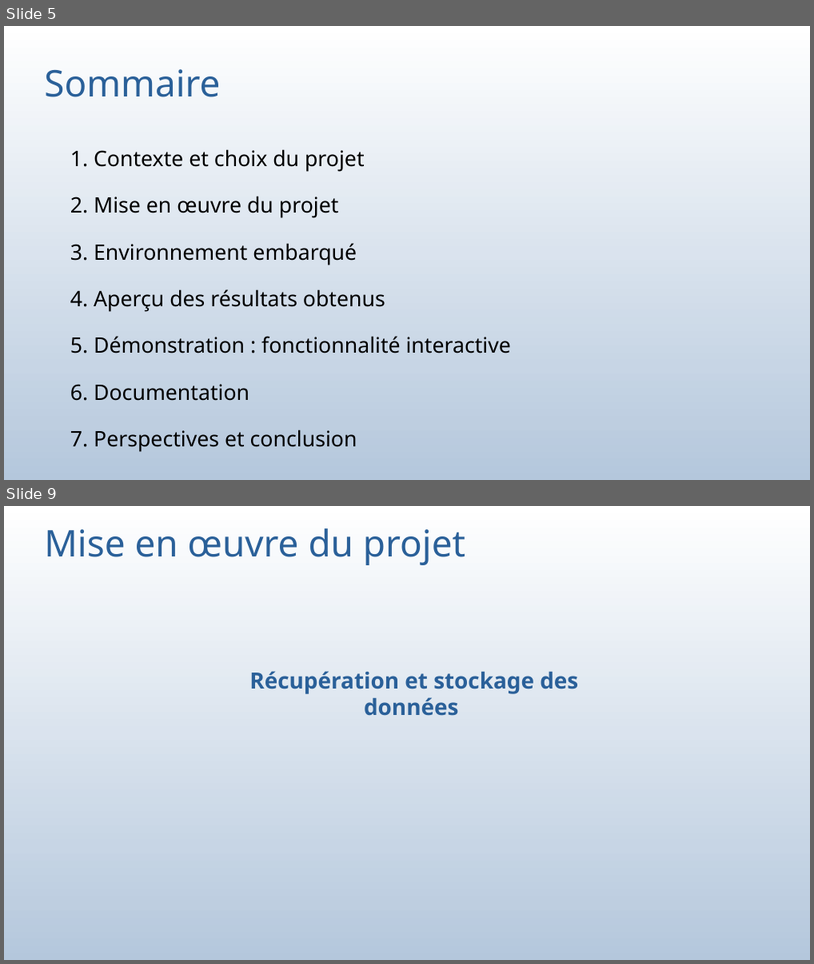
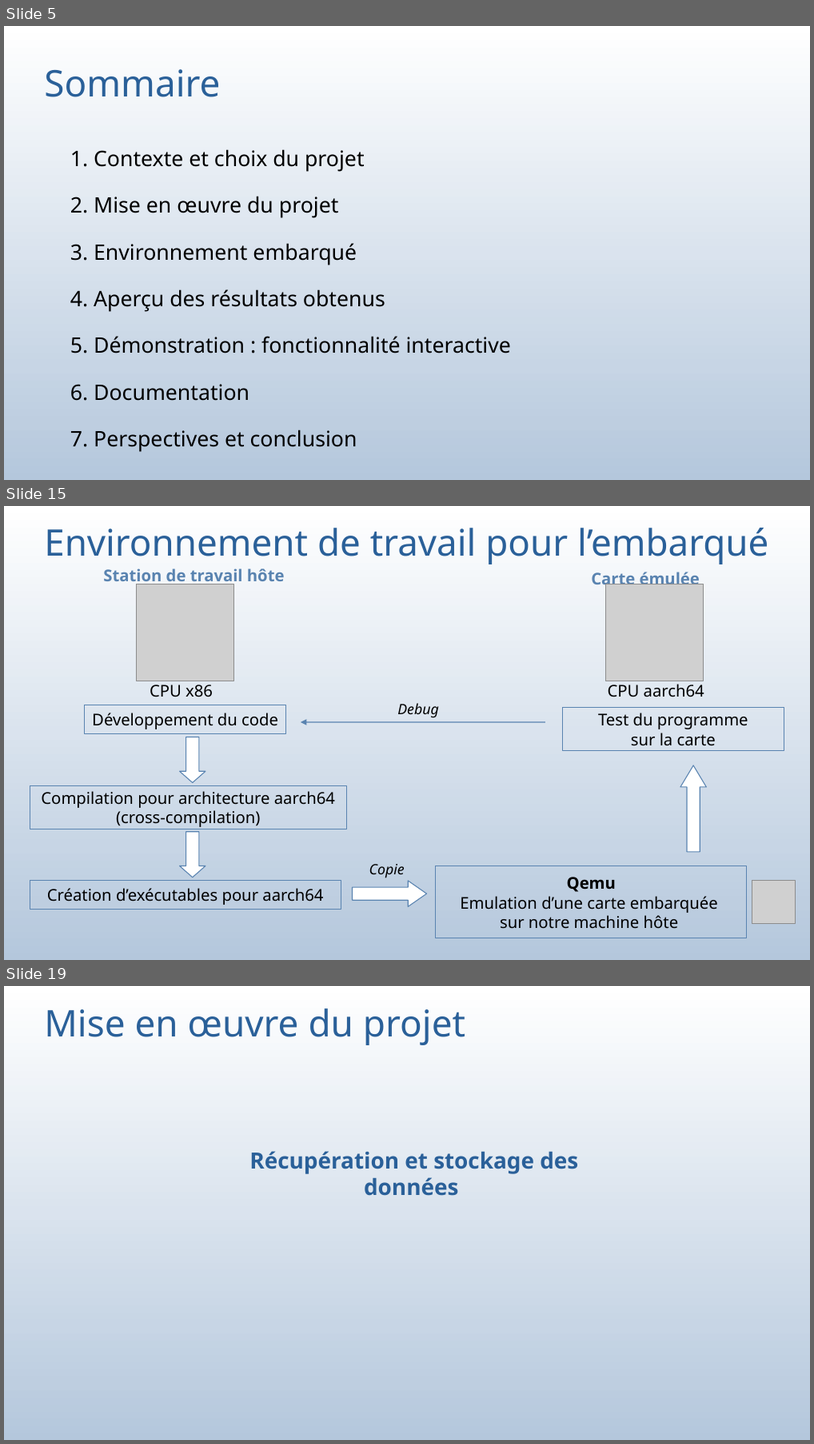
Before and after one commit to bauj/AJC_projet_belib, a slide deck: presentation_projet.odp. Shown one above the other, each under a label of ours: slides 5 and 9 before the commit, slides 5, 15 and 19 after it; the slides between them are not shown. The pictures are 814x964 and 814x1444 pixels, drawn with LibreOffice and Linux fonts; fonts in the diff are those of the drawing; grey boxes stand for pictures. Boxes give left, top, right and bottom in pixels: in the first picture for what was removed or moved away, otherwise in the second. Text is boxed around its words. In the diff, an @@ line names an element or a change of style, - is before the commit and + after.

```diff
--- a/presentation_projet.odp
+++ b/presentation_projet.odp
@@ slide 15 added at (4,506,810,960), background gradient #FFFFFF to #FEFEFE to #FDFDFE to #FBFCFD to #FAFBFD to #F9FBFC @@
@@ title added at (44,528,769,564), 36 pt, text #2A6099 @@
+Environnement de travail pour l’embarqué
@@ text added at (103,568,285,587), 16 pt, text #5983B0, bold @@
+Station de travail hôte
@@ text added at (591,569,700,590), 16 pt, text #5983B0, bold @@
+Carte émulée
@@ picture added at (137,584,234,681) @@
@@ picture added at (606,584,703,681) @@
@@ text added at (150,680,213,697), 16 pt, text #000000 @@
+CPU x86
@@ text added at (608,680,705,697), 16 pt, text #000000 @@
+CPU aarch64
@@ rectangle added at (85,705,286,734), outline #5983B0 0.85 pt, 16 pt, text #000000 @@
+Développement du code
@@ text added at (398,703,439,718), 14 pt, text #000000, italic @@
+Debug
@@ rectangle added at (563,708,785,751), outline #5983B0 0.85 pt, 16 pt, text #000000 @@
+Test du programme
+sur la carte
@@ down arrow added at (180,737,206,783), fill #FFFFFF, outline #5983B0 0.85 pt @@
@@ arrow added from (546, 722) to (301, 722), #5983B0 0.85 pt @@
@@ down arrow added at (681,765,706,852), fill #FFFFFF, outline #5983B0 0.85 pt @@
@@ rectangle added at (30,785,346,828), outline #5983B0 0.85 pt, 16 pt, text #000000 @@
+Compilation pour architecture aarch64
+(cross-compilation)
@@ down arrow added at (180,832,206,877), fill #FFFFFF, outline #5983B0 0.85 pt @@
@@ text added at (370,864,405,878), 14 pt, text #000000, italic @@
+Copie
@@ rectangle added at (30,880,342,909), outline #5983B0 0.85 pt, 16 pt, text #000000 @@
+Création d’exécutables pour aarch64
@@ down arrow added at (353,881,427,907), fill #FFFFFF, outline #5983B0 0.85 pt @@
@@ rectangle added at (437,866,747,938), outline #5983B0 0.85 pt, 16 pt, text #000000 @@
+Qemu
+Emulation d’une carte embarquée
+sur notre machine hôte
@@ picture added at (754,880,797,924) @@
@@ what was slide 9 is now slide 19 @@
```
Also in this commit, not shown: 7 slides changed, 9 other slides added, 3 other files.
